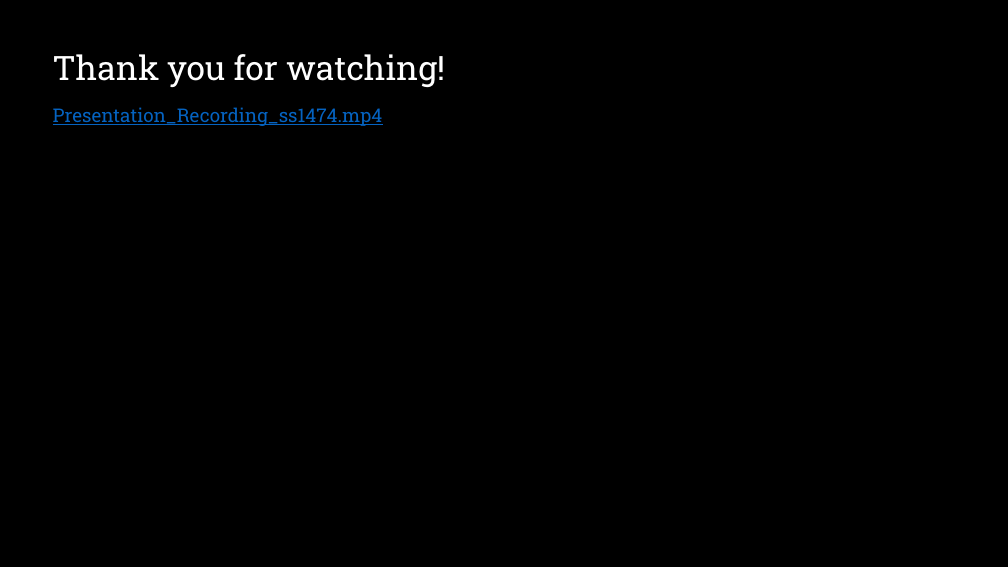
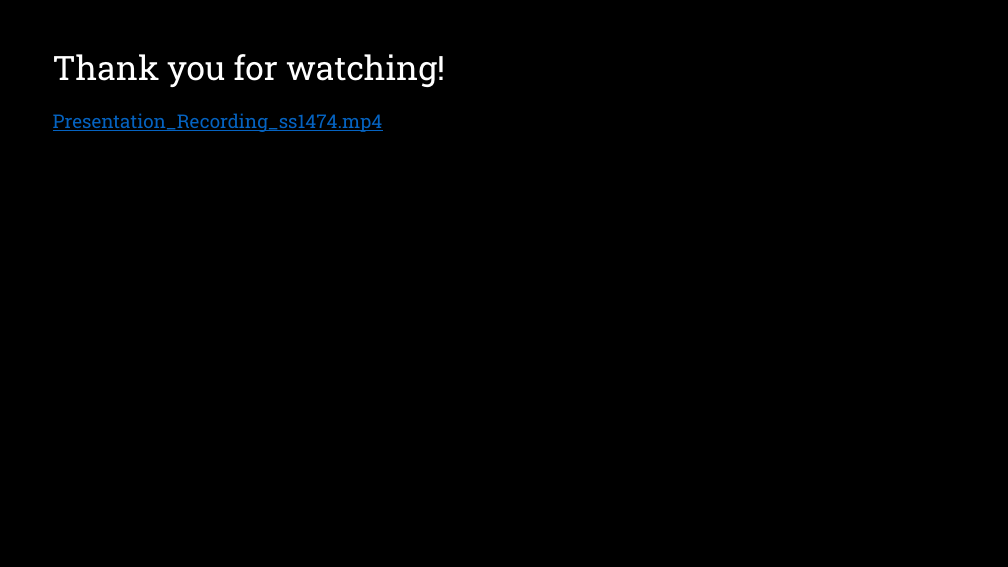
Before and after one commit to sourasen1011/UoE_Research_Project_2023, a slide deck: slide 15 of presentations/powerpoint_presentation/my_presentation.pptx. Drawn at 1008x567 pixels with LibreOffice and Linux fonts; fonts in the diff are those of the drawing. Boxes give left, top, right and bottom in pixels: in the first picture for what was removed or moved away, otherwise in the second. Text is boxed around its words. In the diff, an @@ line names an element or a change of style, - is before the commit and + after.

Commit message:
final ppt

```diff
--- a/presentations/powerpoint_presentation/my_presentation.pptx
+++ b/presentations/powerpoint_presentation/my_presentation.pptx
@@ text "Presentation_Recording_ss1474.mp4": place and size @@
-text "Presentation_Recording_ss1474.mp4" at (53, 107, 383, 126)
+text "Presentation_Recording_ss1474.mp4" at (53, 113, 383, 132)
```
Also in this commit, not shown: 1 other file.
